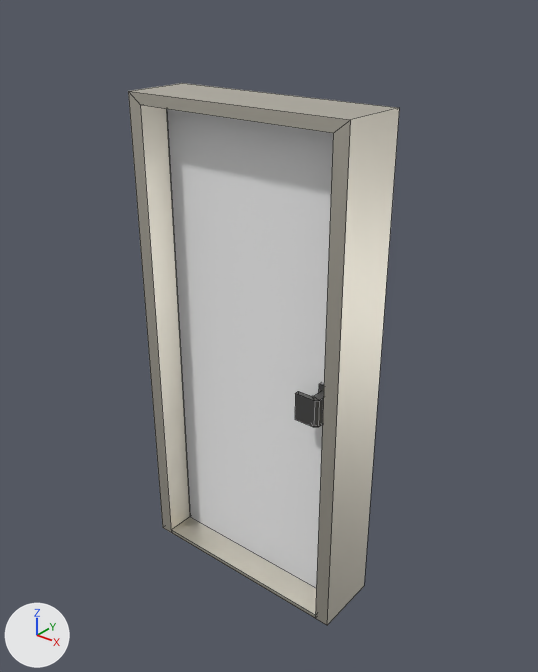
Before and after pictures for a commit that changed the FBX model Assets/Assets/Walls/Doors/Door_02.fbx.
Both versions are drawn from a 50 mm lens placed at (2.81, -2.18, 2.56), pointed at (1.03, 0.04, 1.18). Every picture has the same lights, and +X, +Y and +Z are marked at lower left. Mesh edges are drawn as thin lines. Where no turn or scale is listed for an object, it has been applied to the vertices.

Names of what the first picture shows: 'Door_02', 'Door_02_Frame'.
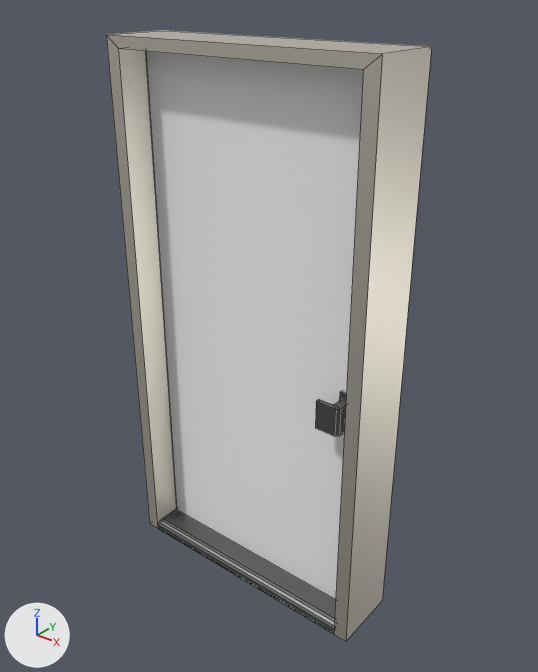
Location of each change, [x1, y1, x2, y2] in pixels of the pictures (538 x 672 px; the box of a moved part takes in the faces that stretch with it):
'Door_02', reshaped, moved (31% wider, 14% taller)
    before: [167, 109, 333, 589]
    after: [146, 51, 363, 600]
'Door_02_Frame', reshaped (20% wider, 13% taller)
    before: [128, 83, 399, 625]
    after: [106, 30, 432, 641]
part 1 of me_cube_007, moved or reshaped
    before: [167, 109, 333, 589]
    after: [146, 51, 363, 600]
part 2 of me_cube_007, moved or reshaped
    before: [319, 383, 324, 425]
    after: [339, 391, 347, 401]
part 3 of me_cube_007, moved or reshaped
    before: [295, 391, 324, 427]
    after: [315, 399, 346, 436]
part 4 of me_cube_008, moved or reshaped
    before: [128, 83, 399, 625]
    after: [106, 30, 432, 641]
part 5 of me_cube_008, rebuilt (23% wider, 24% taller)
    before: [171, 517, 316, 618]
    after: [158, 509, 336, 634]

The change in detail:
me_cube_007 has 48 vertices, 42 faces and spans x 0.0..0.9, y -0.11..0.1, z 0.01..2.1.
me_cube_007 is used by ob_door_02; location (0.55, 0.0, 0.0).
me_cube_007 part 1: the loose piece of 16 vertices spanning x 0.0..0.9, y -0.02..0.02, z 0.01..2.1 is scaled about the mesh origin by (1.22, 1, 1.1).
me_cube_007 part 2: the loose piece of 8 vertices spanning x 0.8..0.86, y -0.03..0.03, z 0.91..1.09 is moved by (0.2, 0.0, 0.0).
me_cube_007 part 3: the loose piece of 24 vertices spanning x 0.74..0.84, y -0.11..0.1, z 0.94..1.06 is moved by (0.2, 0.0, 0.0).
me_cube_008 is used by ob_door_02_frame; location (0.0, 0.0, 0.0).
me_cube_008 had 24 vertices, 17 faces and spanned x 0.48..1.52, y -0.15..0.15, z -0.01..2.15.
me_cube_008 now has 40 vertices, 25 faces and spans x 0.38..1.62, y -0.15..0.15, z -0.04..2.35.
me_cube_008 part 4: the loose piece of 16 vertices spanning x 0.48..1.52, y -0.15..0.15, z -0.01..2.15 is scaled about its middle by (1.21, 1, 1.11), then moved by (0.0, 0.0, 0.09).
me_cube_008 part 5: the loose piece of 8 vertices spanning x 0.55..1.45, y -0.15..0.15, z -0.01..0.01 is rebuilt with 24 vertices and now spans x 0.45..1.55, y -0.15..0.15, z -0.04..0.01.
Object 'Door_02' (ob_door_02) moves from (0.55, 0.0, 0.0) to (0.45, 0.0, 0.0).
